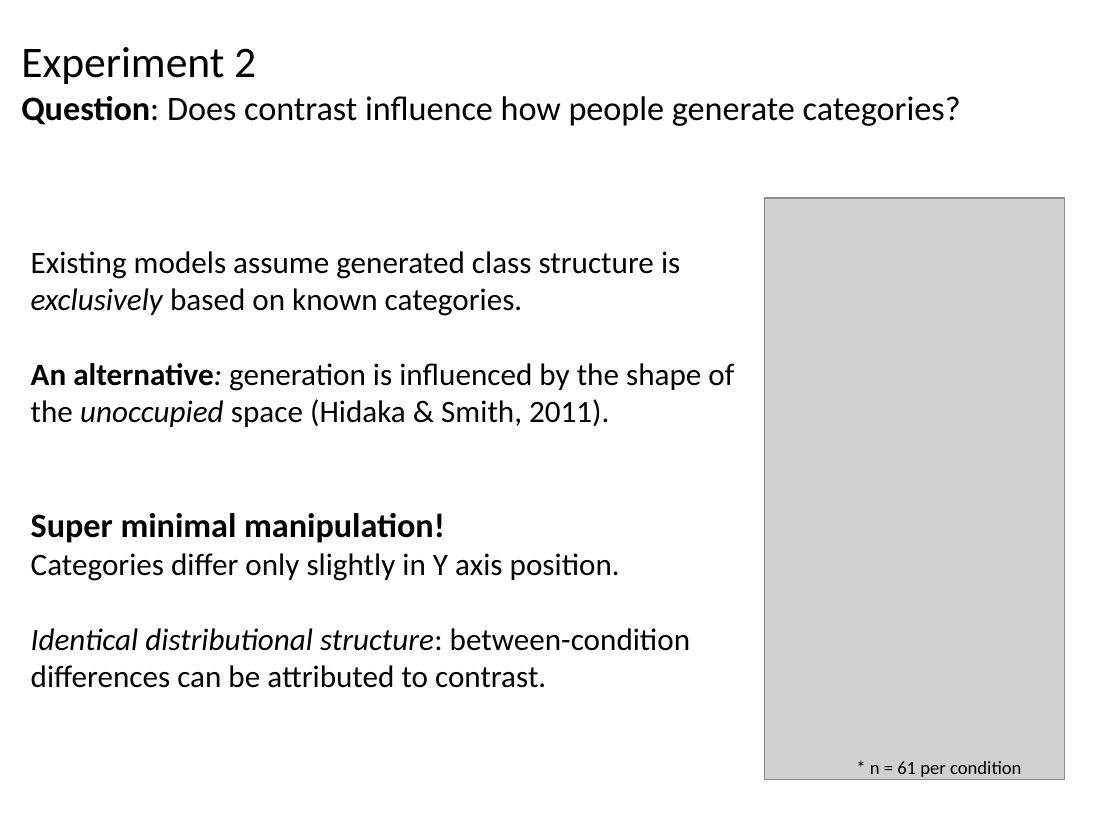
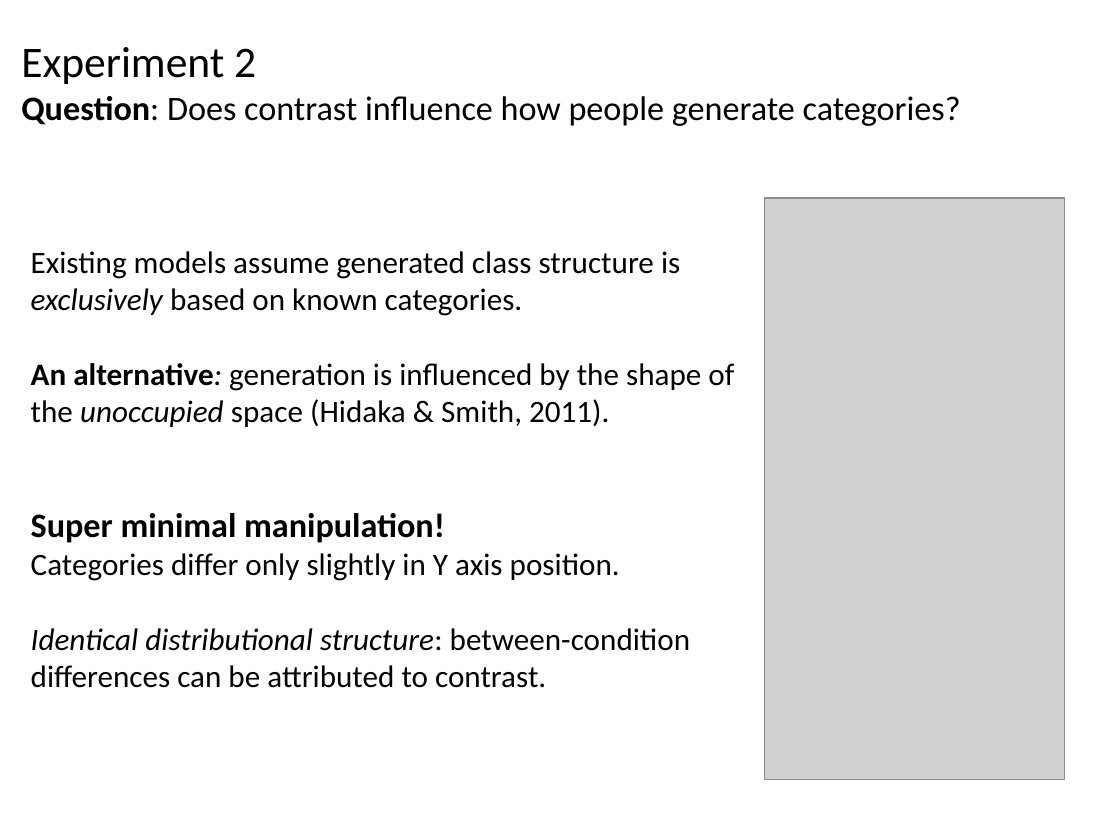
Before and after one commit to AusterweilLab/generating_categories, a slide deck: slide 28 of Presentations/ccn-bbag-march-2-2017.pptx. Drawn at 1120x840 pixels with LibreOffice and Linux fonts; fonts in the diff are those of the drawing; grey boxes stand for pictures. Boxes give left, top, right and bottom in pixels: in the first picture for what was removed or moved away, otherwise in the second. Text is boxed around its words. In the diff, an @@ line names an element or a change of style, - is before the commit and + after.

```diff
--- a/Presentations/ccn-bbag-march-2-2017.pptx
+++ b/Presentations/ccn-bbag-march-2-2017.pptx
@@ text removed at [870, 761, 1021, 780] @@
-* n = 61 per condition
```
Also in this commit, not shown: 4 other slides changed, 6 slides added, 5 slides removed, 11 other files.
